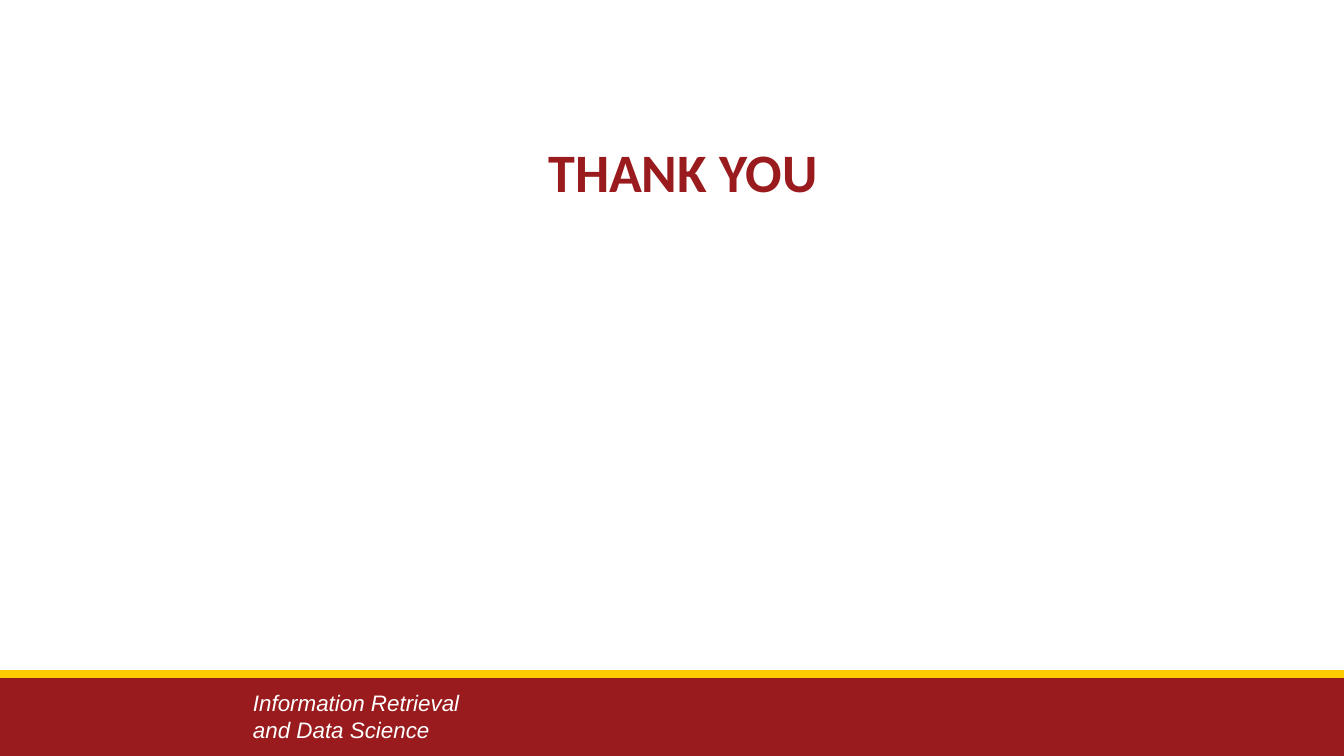
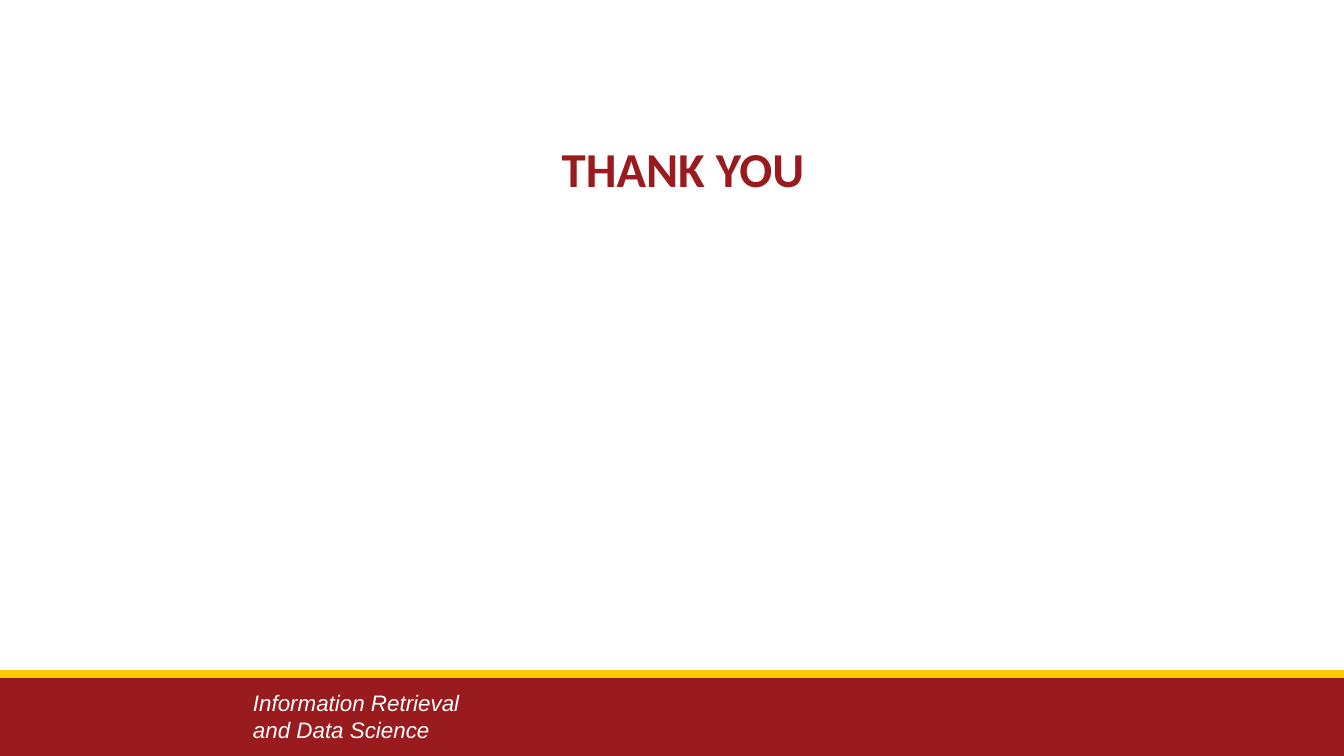
Before and after one commit to egunadi/dsci554-a6, a slide deck: slide 9 of EbenGunadi_Assignment6.pptx. Drawn at 1344x756 pixels with LibreOffice and Linux fonts; fonts in the diff are those of the drawing; background and template pictures are left out. Boxes give left, top, right and bottom in pixels: in the first picture for what was removed or moved away, otherwise in the second. Text is boxed around its words. In the diff, an @@ line names an element or a change of style, - is before the commit and + after.

```diff
--- a/EbenGunadi_Assignment6.pptx
+++ b/EbenGunadi_Assignment6.pptx
@@ title "THANK YOU" at [562, 155, 804, 188]: size 29 to 26.1 pt @@
```
Also in this commit, not shown: 1 other slide changed.
